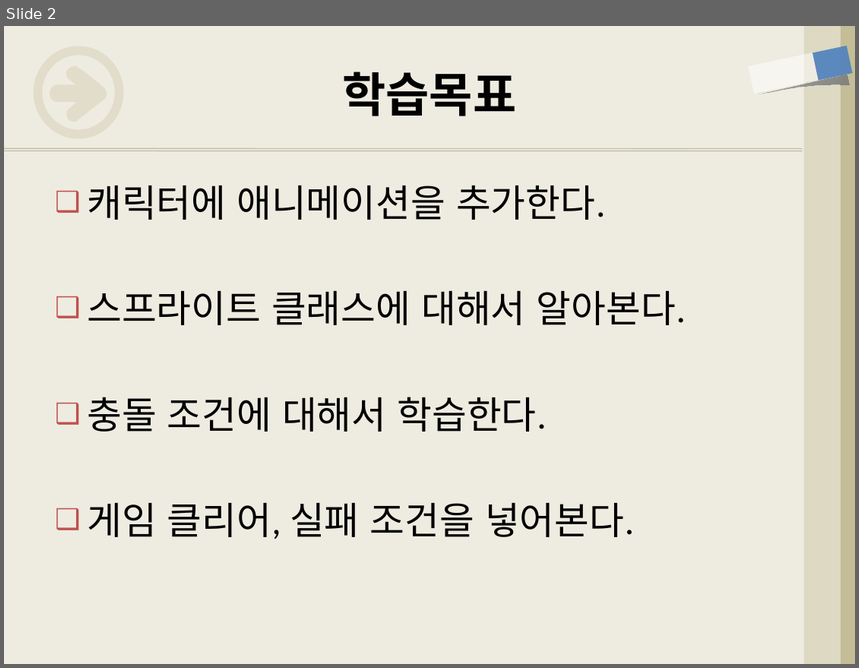
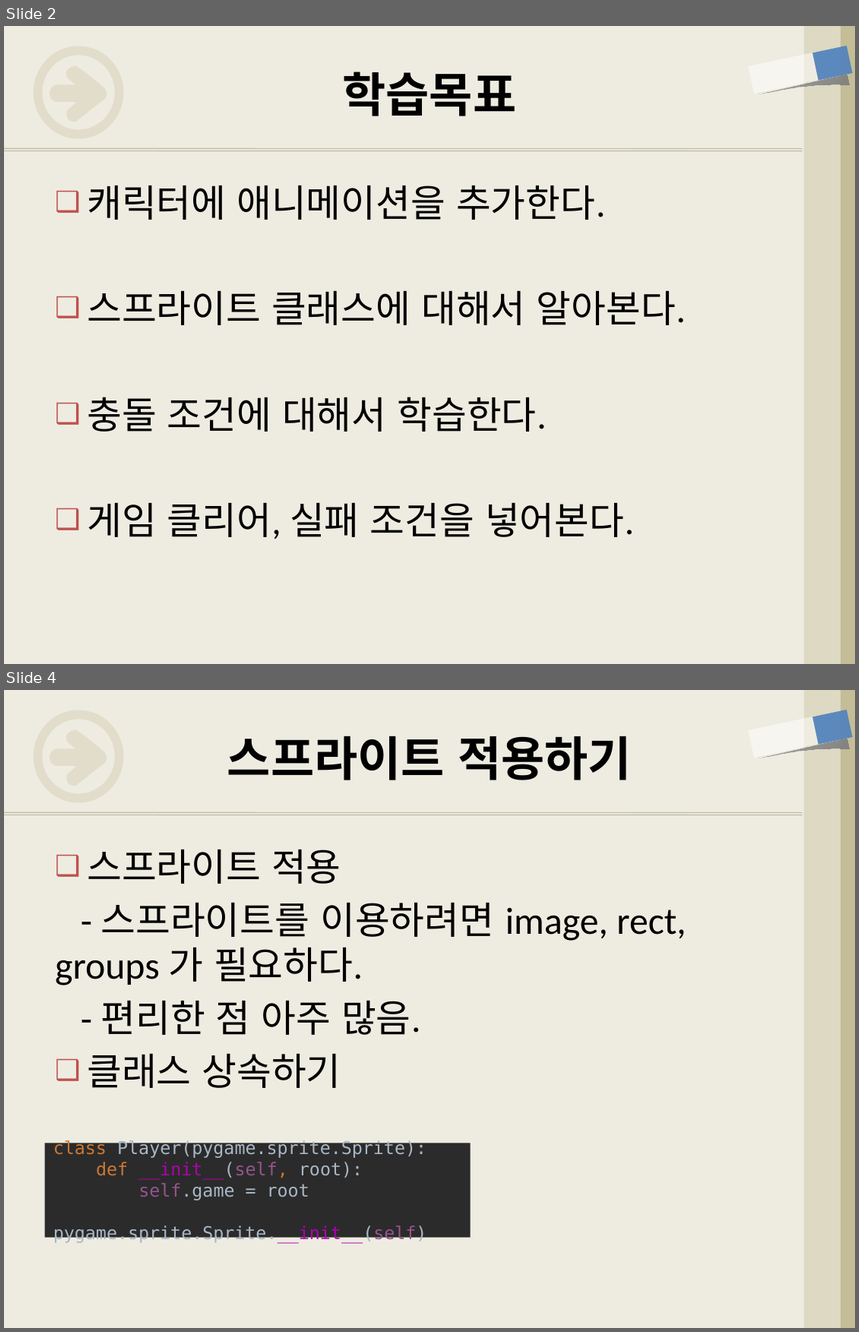
Before and after one commit to freshmea/weizman_python_class, a slide deck: textbook/파이썬5-4교시.pptx. Shown one above the other, each under a label of ours: slide 2 before the commit, slides 2 and 4 after it; the slides between them are not shown. The pictures are 859x668 and 859x1332 pixels, drawn with LibreOffice and Linux fonts; fonts in the diff are those of the drawing. Boxes give left, top, right and bottom in pixels: in the first picture for what was removed or moved away, otherwise in the second. Text is boxed around its words. In the diff, an @@ line names an element or a change of style, - is before the commit and + after.

Commit message:
5-4 수업 업데이트

```diff
--- a/textbook/파이썬5-4교시.pptx
+++ b/textbook/파이썬5-4교시.pptx
@@ slide 4 added at (4, 690, 855, 1328), background #EEECE1; not listed: 8 template elements that a slide beside it also shows @@
@@ title added at (227, 736, 632, 780), 40 pt, text #000000, bold @@
+스프라이트 적용하기
@@ text added at (55, 850, 686, 1088), 32 pt, text #000000 @@
+❑ 스프라이트 적용
+- 스프라이트를 이용하려면 image, rect, groups 가 필요하다.
+- 편리한 점 아주 많음.
+❑ 클래스 상속하기
@@ rectangle added at (45, 1143, 471, 1237), fill #2B2B2B, 15 pt, text #A9B7C6 @@
+class Player(pygame.sprite.Sprite):
+def __init__(self, root):
+self.game = root
+pygame.sprite.Sprite.__init__(self)
```
Also in this commit, not shown: 2 slides changed, 3 other slides added, 5 slides removed, 1 other file.
